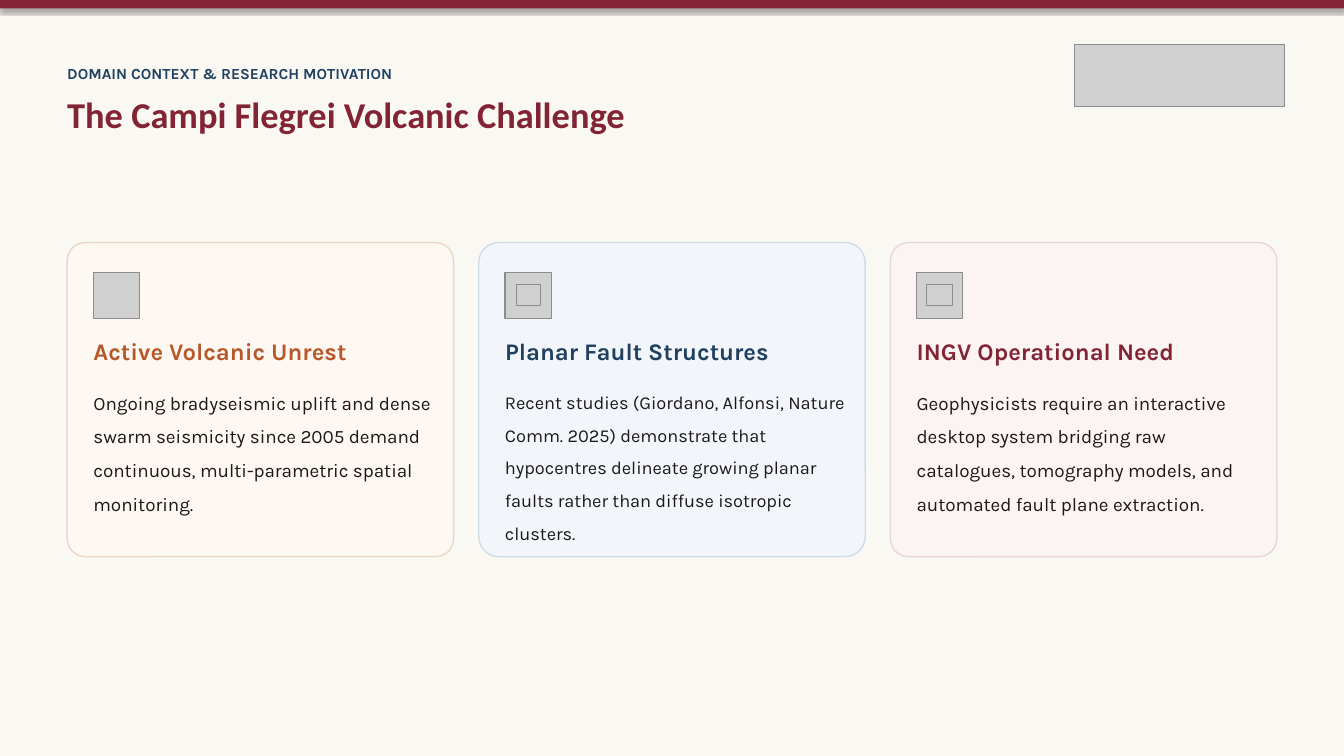
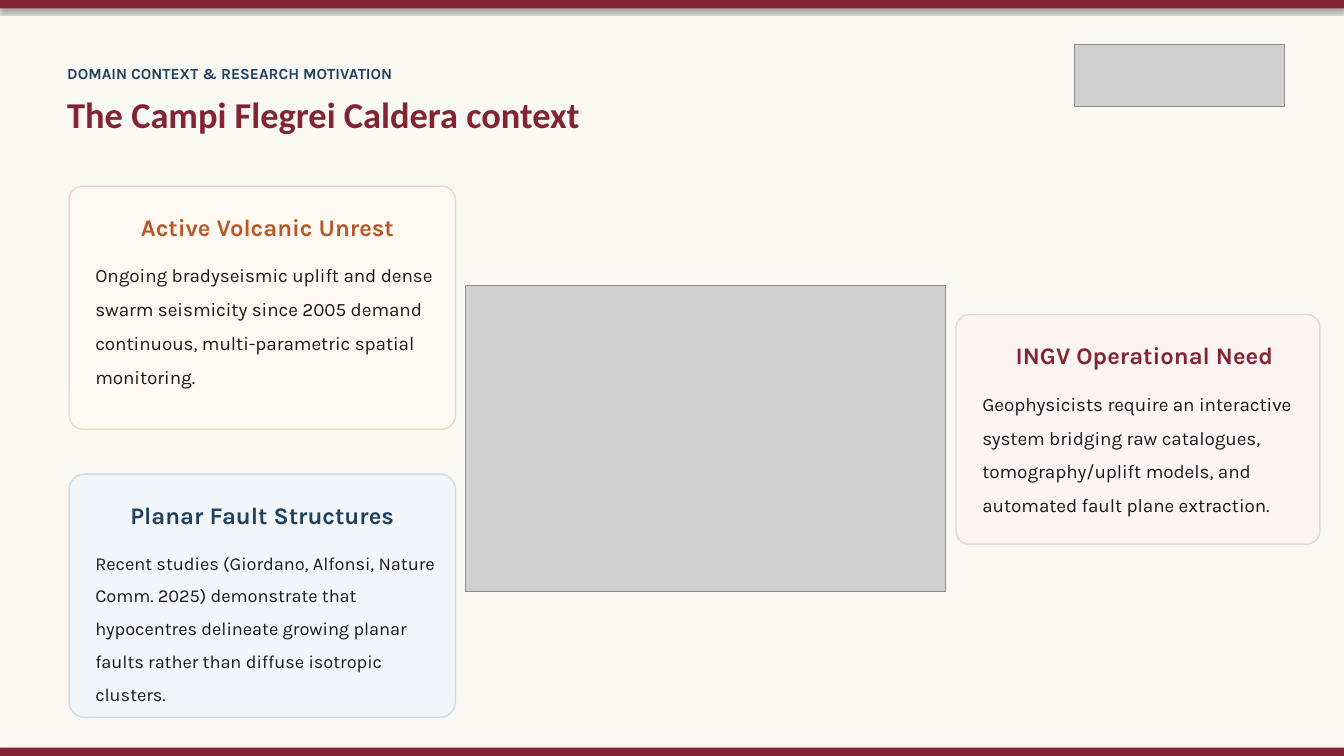
Before and after one commit to Crucio104/Seismic-Viewer-Presentation, a slide deck: slide 2 of thesis/presentation/Seismic Viewer - Thesis Defense.pptx. Drawn at 1344x756 pixels with LibreOffice and Linux fonts; fonts in the diff are those of the drawing; grey boxes stand for pictures; background and template pictures are left out. Boxes give left, top, right and bottom in pixels: in the first picture for what was removed or moved away, otherwise in the second. Text is boxed around its words. In the diff, an @@ line names an element or a change of style, - is before the commit and + after.

```diff
--- a/thesis/presentation/Seismic Viewer - Thesis Defense.pptx
+++ b/thesis/presentation/Seismic Viewer - Thesis Defense.pptx
@@ text at (x1=67, y1=102, x2=579, y2=134): text changed @@
-The Campi Flegrei Volcanic Challenge
+The Campi Flegrei Caldera context
@@ rounded rectangle resized from (x1=68, y1=243, x2=454, y2=558) to (x1=70, y1=187, x2=456, y2=430) @@
@@ text "Active Volcanic Unrest" moved from (x1=93, y1=343, x2=346, y2=361) to (x1=141, y1=219, x2=394, y2=237) @@
@@ text "Ongoing bradyseismic uplift and dense ..." moved from (x1=93, y1=397, x2=431, y2=516) to (x1=95, y1=269, x2=433, y2=389) @@
@@ picture removed at (x1=94, y1=272, x2=140, y2=319) @@
@@ picture added at (x1=466, y1=286, x2=946, y2=592) @@
@@ picture removed at (x1=505, y1=272, x2=552, y2=319) @@
@@ picture removed at (x1=516, y1=284, x2=540, y2=306) @@
@@ picture removed at (x1=917, y1=272, x2=963, y2=319) @@
@@ picture removed at (x1=927, y1=284, x2=953, y2=306) @@
@@ rounded rectangle resized from (x1=890, y1=243, x2=1276, y2=558) to (x1=956, y1=315, x2=1320, y2=544) @@
@@ text "INGV Operational Need" moved from (x1=917, y1=343, x2=1174, y2=365) to (x1=1016, y1=347, x2=1273, y2=370) @@
@@ text at (x1=982, y1=398, x2=1291, y2=517): text changed @@
-Geophysicists require an interactive desktop system bridging raw catalogues, tomography models, and automated fault plane extraction.
+Geophysicists require an interactive system bridging raw catalogues, tomography/uplift models, and automated fault plane extraction.
@@ rounded rectangle resized from (x1=479, y1=243, x2=865, y2=558) to (x1=70, y1=474, x2=456, y2=717) @@
@@ alignment left to centre in 3 elements at (x1=1016, y1=347, x2=1273, y2=370), (x1=141, y1=219, x2=394, y2=237), (x1=130, y1=507, x2=394, y2=525) @@
@@ text "Planar Fault Structures" moved from (x1=505, y1=343, x2=768, y2=361) to (x1=130, y1=507, x2=394, y2=525) @@
@@ text "Recent studies (Giordano, Alfonsi, Nature ..." moved from (x1=505, y1=396, x2=844, y2=541) to (x1=95, y1=557, x2=435, y2=702) @@
@@ rectangle added at (x1=0, y1=748, x2=1344, y2=756), fill #822433 @@
```
Also in this commit, not shown: 12 other slides changed, 2 slides added, 1 slide removed, 32 other files.
